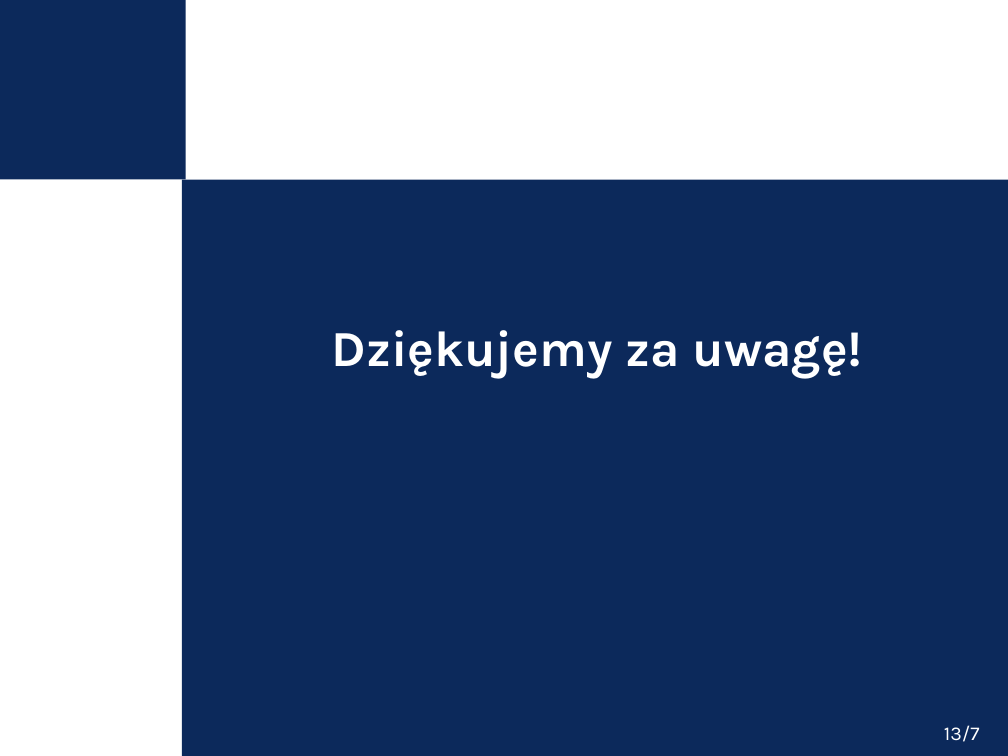
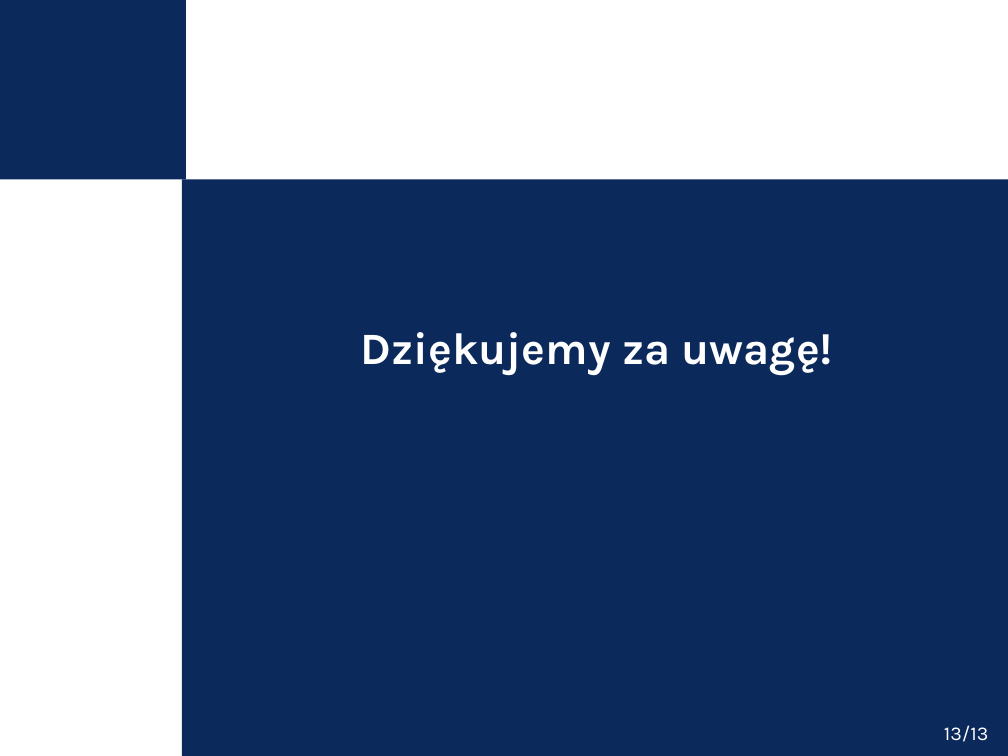
Before and after one commit to nokia-wroclaw/innovativeprojects-healthiness-of-data, a slide deck: slide 13 of KPZ_demo_prezentacja.pptx. Drawn at 1008x756 pixels with LibreOffice and Linux fonts; fonts in the diff are those of the drawing; background and template pictures are left out. Boxes give left, top, right and bottom in pixels: in the first picture for what was removed or moved away, otherwise in the second. Text is boxed around its words. In the diff, an @@ line names an element or a change of style, - is before the commit and + after.

```diff
--- a/KPZ_demo_prezentacja.pptx
+++ b/KPZ_demo_prezentacja.pptx
@@ title "Dziękujemy za uwagę!" at [361, 332, 833, 375]: size 36 to 32 pt @@
@@ page number at [944, 725, 989, 742]: text changed @@
-13/7
+13/13
```
Also in this commit, not shown: 4 other slides changed, 7 slides added, 7 slides removed, 4 other files.
